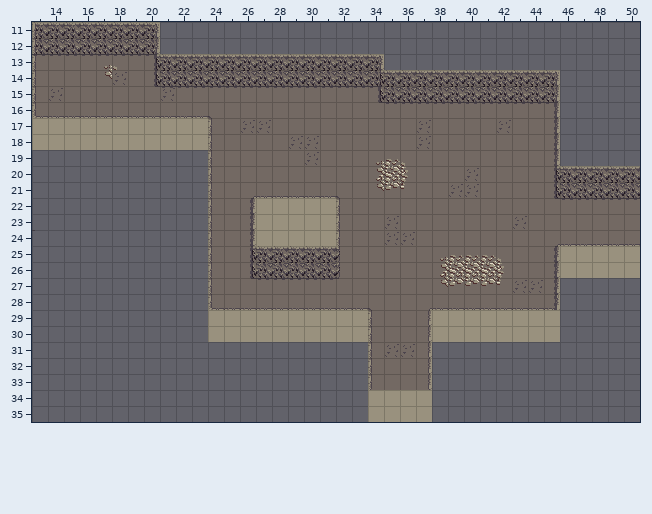
A Tiled map gets an edit: assets/untitled.tmx. This is how it looked before the edit.
Cells are 16x16 px. Shown: x 13..50, y 11..35.
Once edited:
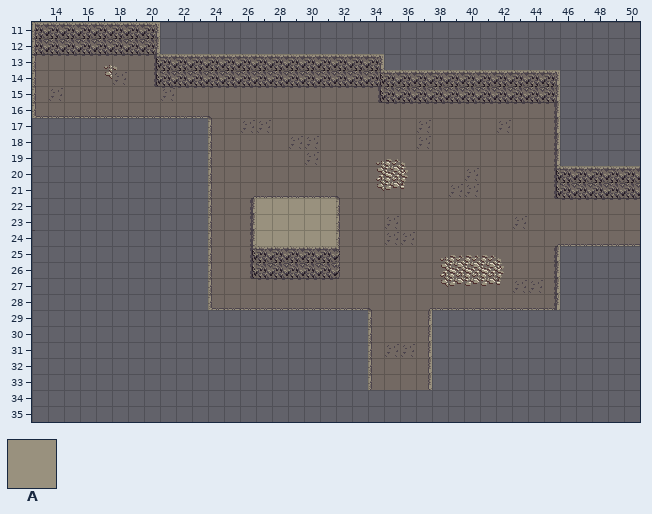
Key: from "tileset": A 12.
_ is an empty cell, . an unchanged one.
From old to new:
--- layer "walls1"
@@ x 13..23 @@
-17 AAAAAAAAAAA
-18 AAAAAAAAAAA
+17 ___________
+18 ___________
@@ x 46..50 @@
-25 AAAAA
-26 AAAAA
+25 _____
+26 _____
@@ x 24..45 @@
-29 AAAAAAAAAA....AAAAAAAA
-30 AAAAAAAAAA....AAAAAAAA
+29 __________....________
+30 __________....________
@@ x 34..37 @@
-34 AAAA
-35 AAAA
+34 ____
+35 ____
Where, in picture pixels (left, top, right, bottom), the same in both pictures:
removed: (32, 118, 208, 150)
removed: (560, 246, 640, 278)
removed: (208, 310, 368, 342)
removed: (432, 310, 560, 342)
removed: (368, 390, 432, 422)
